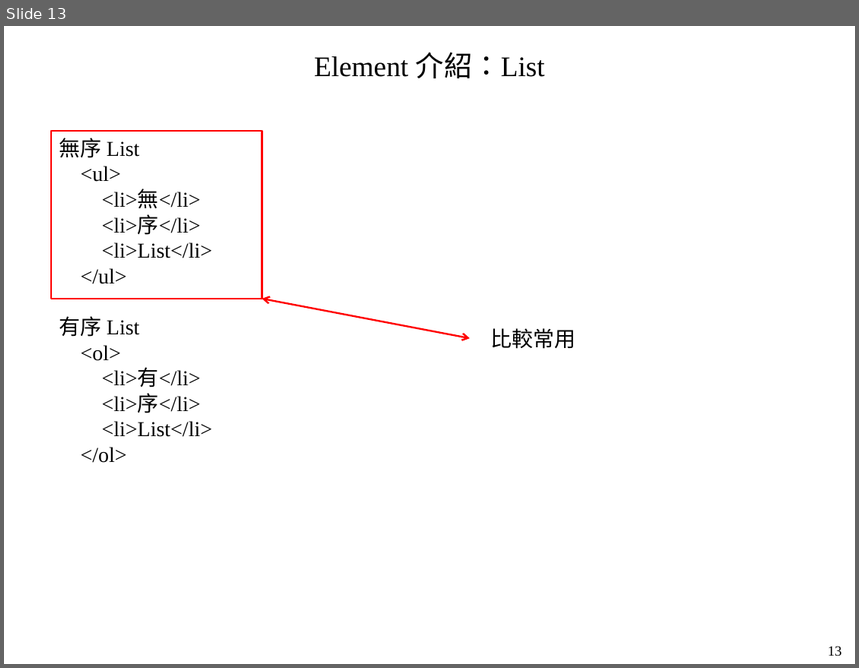
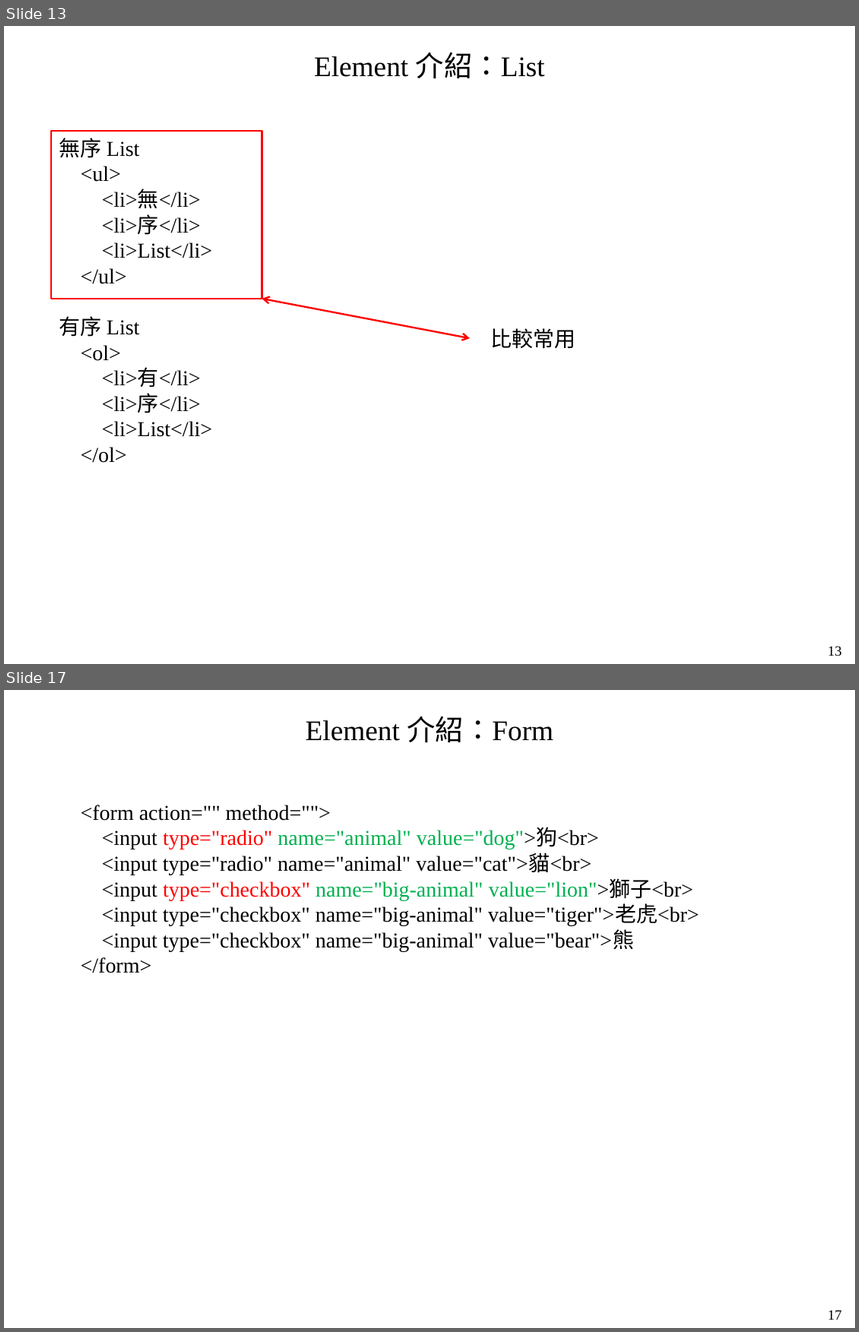
Before and after one commit to mar120434/2021_web_tutor, a slide deck: 靜態網頁.pptx. Shown one above the other, each under a label of ours: slide 13 before the commit, slides 13 and 17 after it; the slides between them are not shown. The pictures are 859x668 and 859x1332 pixels, drawn with LibreOffice and Linux fonts; fonts in the diff are those of the drawing. Boxes give left, top, right and bottom in pixels: in the first picture for what was removed or moved away, otherwise in the second. Text is boxed around its words. In the diff, an @@ line names an element or a change of style, - is before the commit and + after.

```diff
--- a/靜態網頁.pptx
+++ b/靜態網頁.pptx
@@ slide 17 added at (x1=4, y1=690, x2=855, y2=1328), background #FFFFFF @@
@@ text added at (x1=306, y1=716, x2=553, y2=742), 24 pt, text #000000 @@
+Element 介紹：Form
@@ text added at (x1=81, y1=805, x2=699, y2=973), 18 pt, text #000000 @@
+<form action="" method="">
+<input type="radio" name="animal" value="dog">狗<br>
+<input type="radio" name="animal" value="cat">貓<br>
+<input type="checkbox" name="big-animal" value="lion">獅子<br>
+<input type="checkbox" name="big-animal" value="tiger">老虎<br>
+<input type="checkbox" name="big-animal" value="bear">熊
+</form>
@@ text added at (x1=828, y1=1310, x2=842, y2=1320), 12 pt, text #000000 @@
+17
```
Also in this commit, not shown: 4 slides changed, 4 other slides added, 4 other files.
